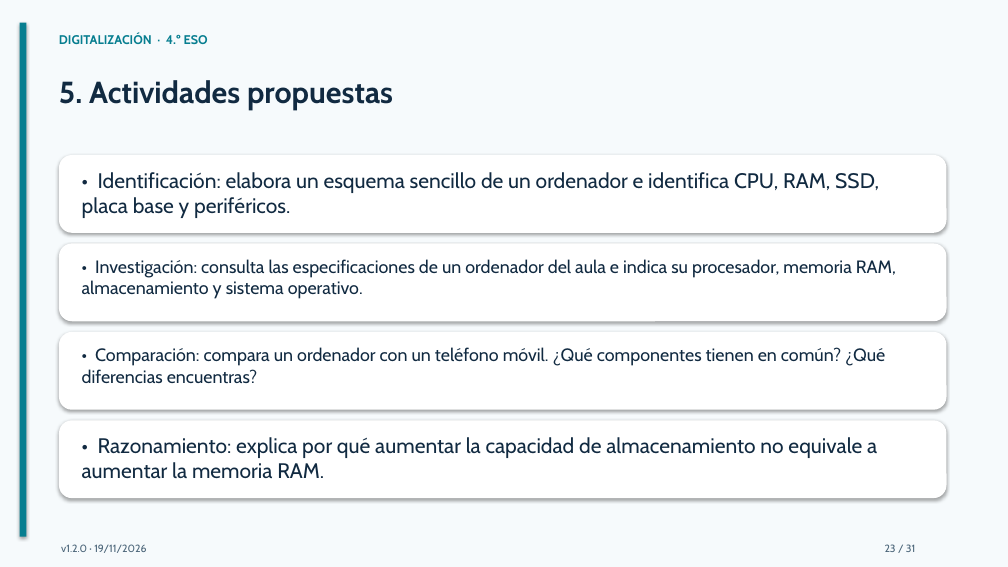
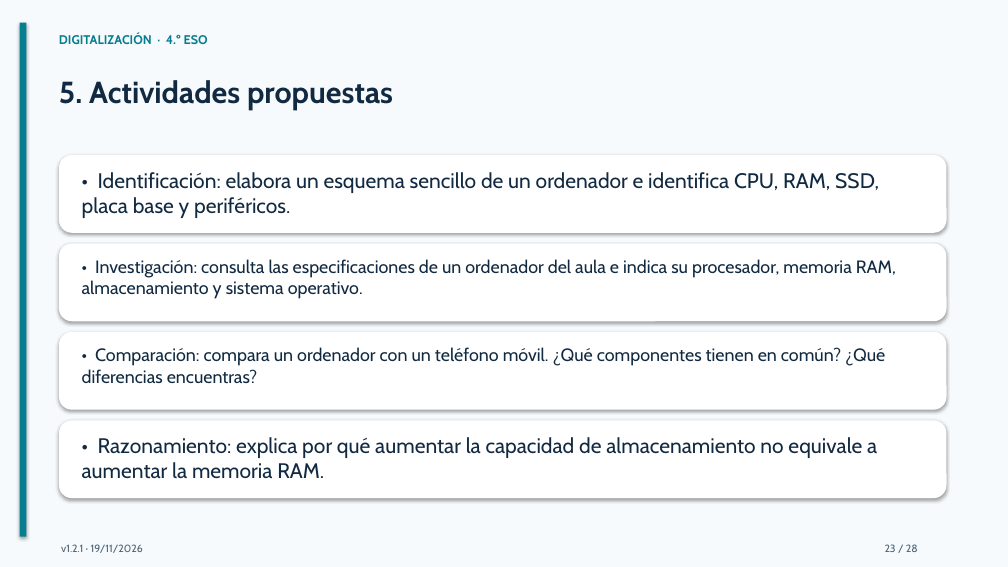
Before and after one commit to bitschips/digitaliza4, a slide deck: slide 23 of temas/tema-01-arquitectura-de-ordenadores/presentaciones/tema-01-arquitectura-de-ordenadores.pptx. Drawn at 1008x567 pixels with LibreOffice and Linux fonts; fonts in the diff are those of the drawing. Boxes give left, top, right and bottom in pixels: in the first picture for what was removed or moved away, otherwise in the second. Text is boxed around its words. In the diff, an @@ line names an element or a change of style, - is before the commit and + after.

```diff
--- a/temas/tema-01-arquitectura-de-ordenadores/presentaciones/tema-01-arquitectura-de-ordenadores.pptx
+++ b/temas/tema-01-arquitectura-de-ordenadores/presentaciones/tema-01-arquitectura-de-ordenadores.pptx
@@ text at <box>61,544,143,553</box>: text changed @@
-v1.2.0 · 19/11/2026
+v1.2.1 · 19/11/2026
@@ text at <box>885,544,918,552</box>: text changed @@
-23 / 31
+23 / 28
```
Also in this commit, not shown: 27 other slides changed, 3 slides removed, 3 other files.
